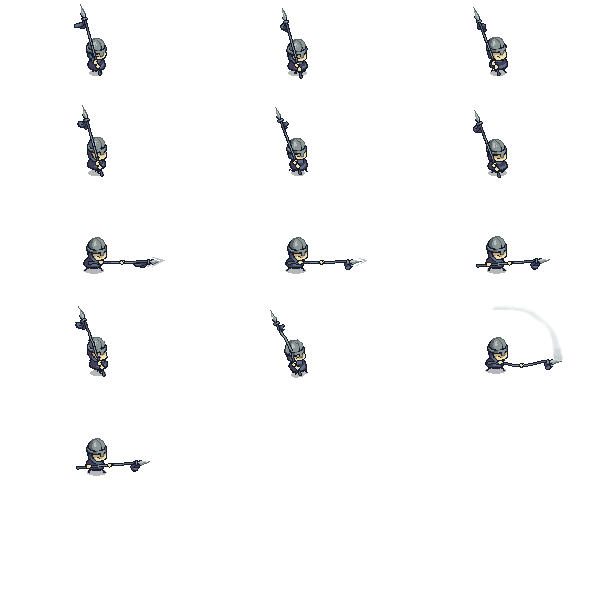
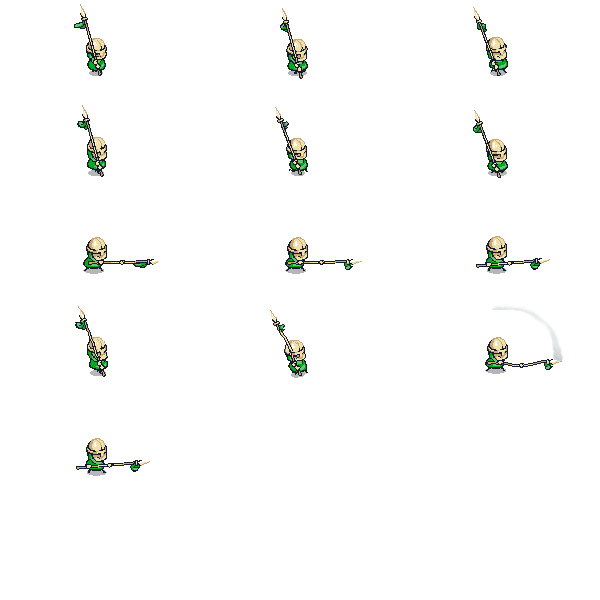
Layers edited between the first and the second 600x600 image:
painted on "Lancer_Run.png Merged" over [75, 4, 563, 470]